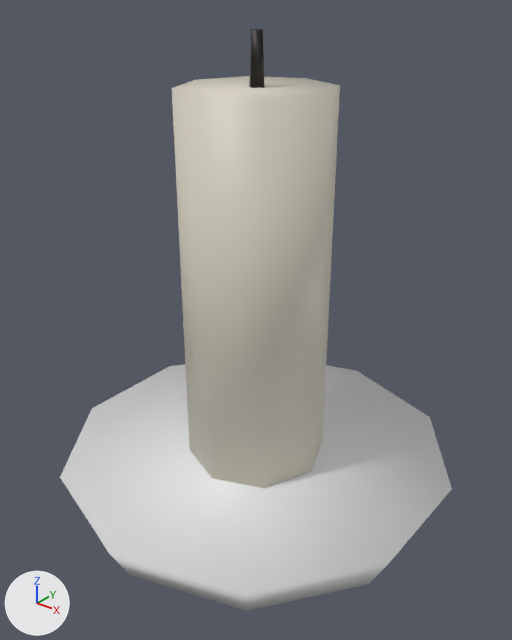
Renders of the glTF model assets/models/objects/candle_v0.glb from each side of a commit.
Both versions are drawn from a 50 mm lens placed at (0.191, -0.24, 0.241), pointed at (0.004, -0.006, 0.096). The axes (+X, +Y, +Z) are drawn at lower left. The lights are the same throughout. The first picture is the older version.

Names of what the first picture shows: 'candle_v0'.
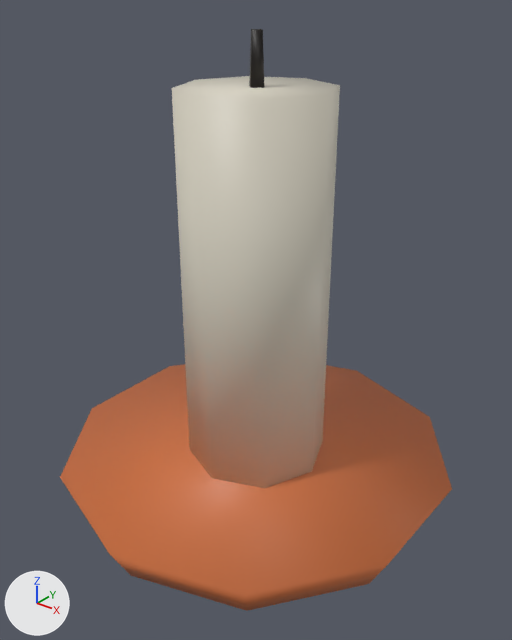
Where the change shows, as pixel boxes (x1, y1, x2, y2) in the pictures (512 x 640 px):
part 1 of me_candle_v0, recoloured (white to orange)
    both: (60, 364, 452, 611)

The edits, one by one:
me_candle_v0 has 44 vertices, 76 faces and spans x -0.095..0.095, y -0.1..0.1, z 0.0..0.222.
me_candle_v0 is used by ob_candle_v0; location (0.0, 0.0, 0.0).
me_candle_v0 part 1: 36 faces centred in x -0.092..0.092, y -0.09..0.09, z 0.0..0.02 are repainted in the vertex colours; the middle colour goes from white #ffffff to orange #e8804a.
